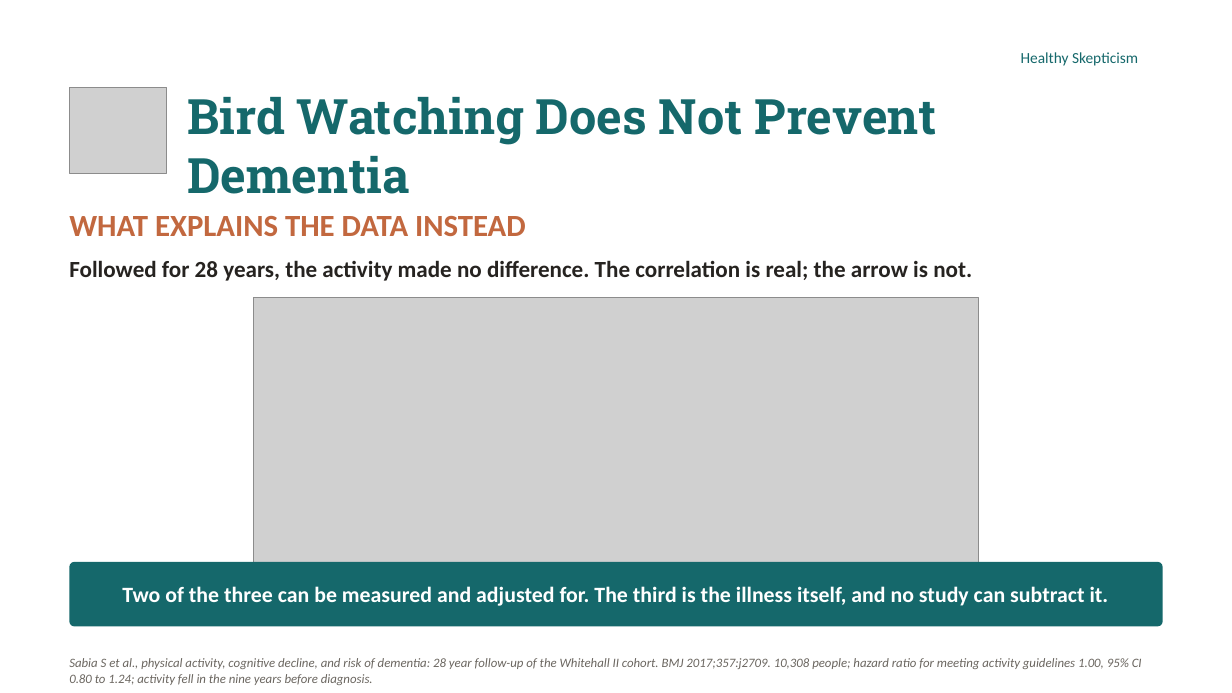
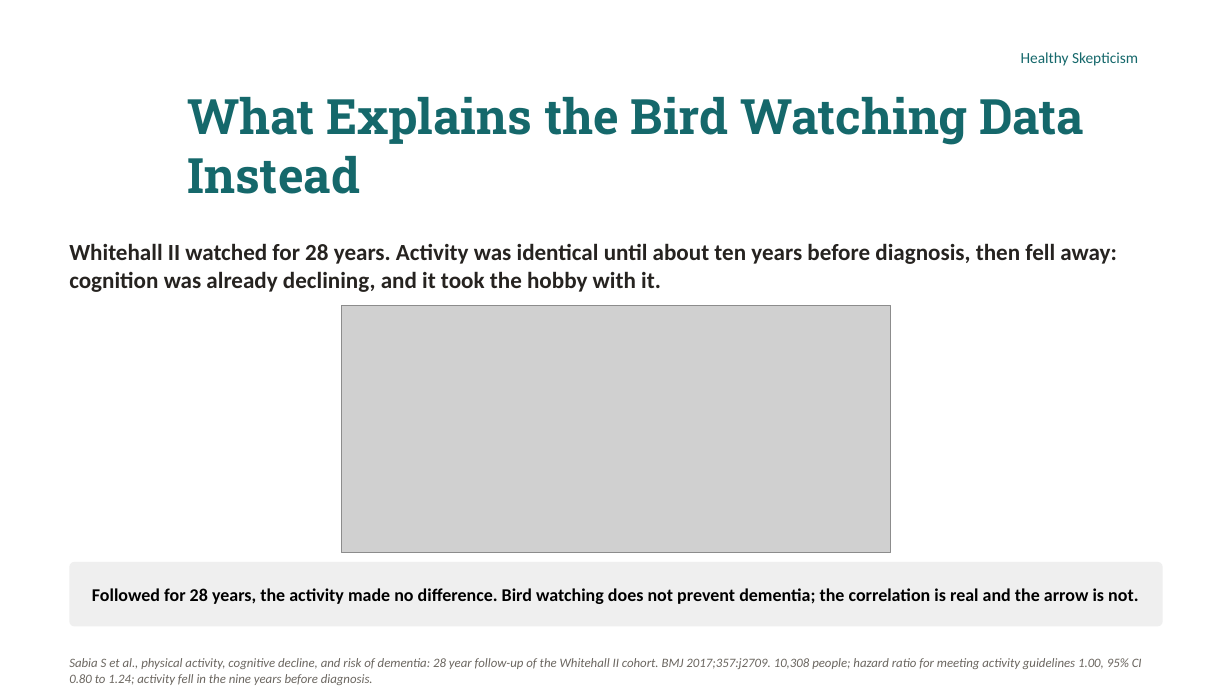
Before and after one commit to murraygmail/healthy-skepticism, a slide deck: slide 19 of materials/Day4.pptx. Drawn at 1232x693 pixels with LibreOffice and Linux fonts; fonts in the diff are those of the drawing; grey boxes stand for pictures; background and template pictures are left out. Boxes give left, top, right and bottom in pixels: in the first picture for what was removed or moved away, otherwise in the second. Text is boxed around its words. In the diff, an @@ line names an element or a change of style, - is before the commit and + after.

```diff
--- a/materials/Day4.pptx
+++ b/materials/Day4.pptx
@@ picture removed at [69, 87, 167, 173] @@
@@ title at [187, 97, 1084, 194]: text changed @@
-Bird Watching Does Not Prevent Dementia
+What Explains the Bird Watching Data Instead
@@ text removed at [69, 216, 526, 236] @@
-WHAT EXPLAINS THE DATA INSTEAD
@@ text at [69, 243, 1116, 292]: text changed @@
-Followed for 28 years, the activity made no difference. The correlation is real; the arrow is not.
+Whitehall II watched for 28 years. Activity was identical until about ten years before diagnosis, then fell away: cognition was already declining, and it took the hobby with it.
@@ picture: place and size @@
-picture at [253, 298, 979, 565]
+picture at [341, 305, 891, 553]
@@ rounded rectangle "Followed for 28 years, the ..." at [69, 562, 1163, 627]: fill #15686B to #EFEFEF @@
@@ text in rounded rectangle at [92, 588, 1138, 604]: text changed; size 17 to 14 pt; text colour #FFFFFF to #000000 @@
-Two of the three can be measured and adjusted for. The third is the illness itself, and no study can subtract it.
+Followed for 28 years, the activity made no difference. Bird watching does not prevent dementia; the correlation is real and the arrow is not.
```
Also in this commit, not shown: 16 other slides changed, 6 slides added, 6 slides removed, 3 other files.
